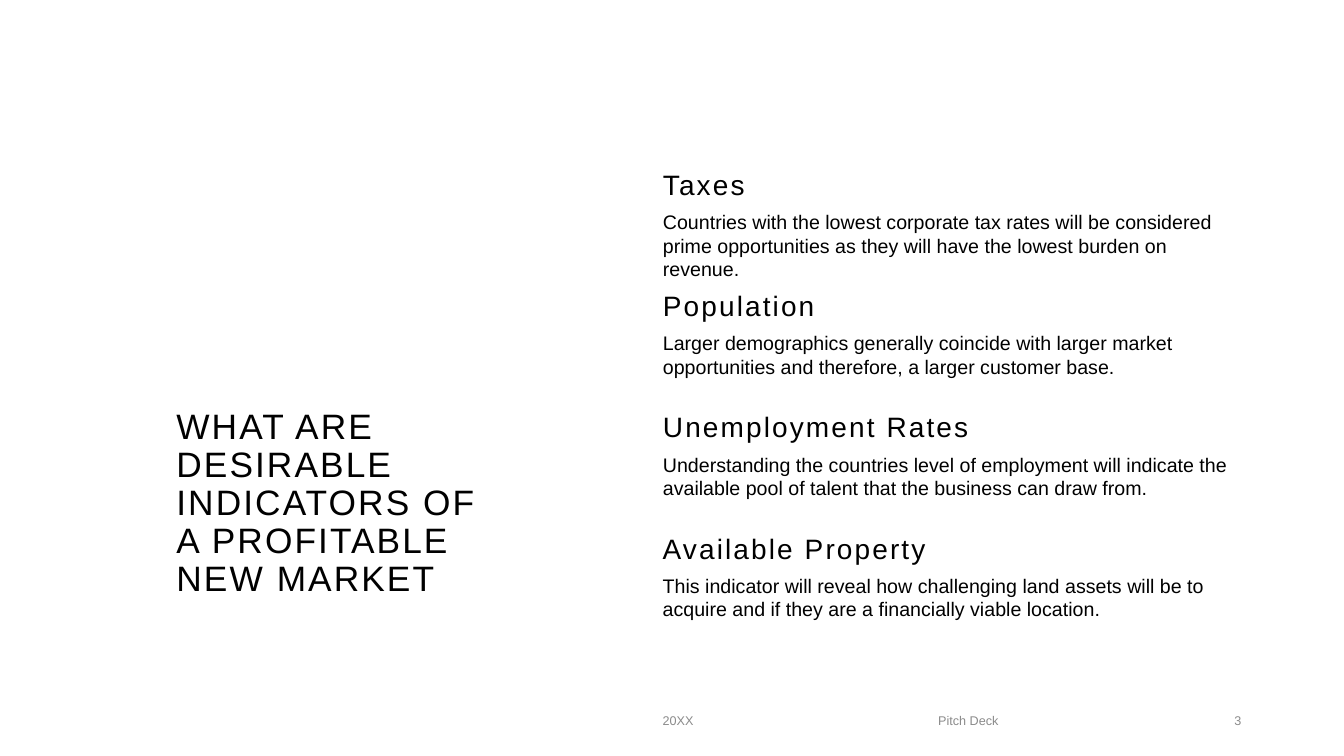
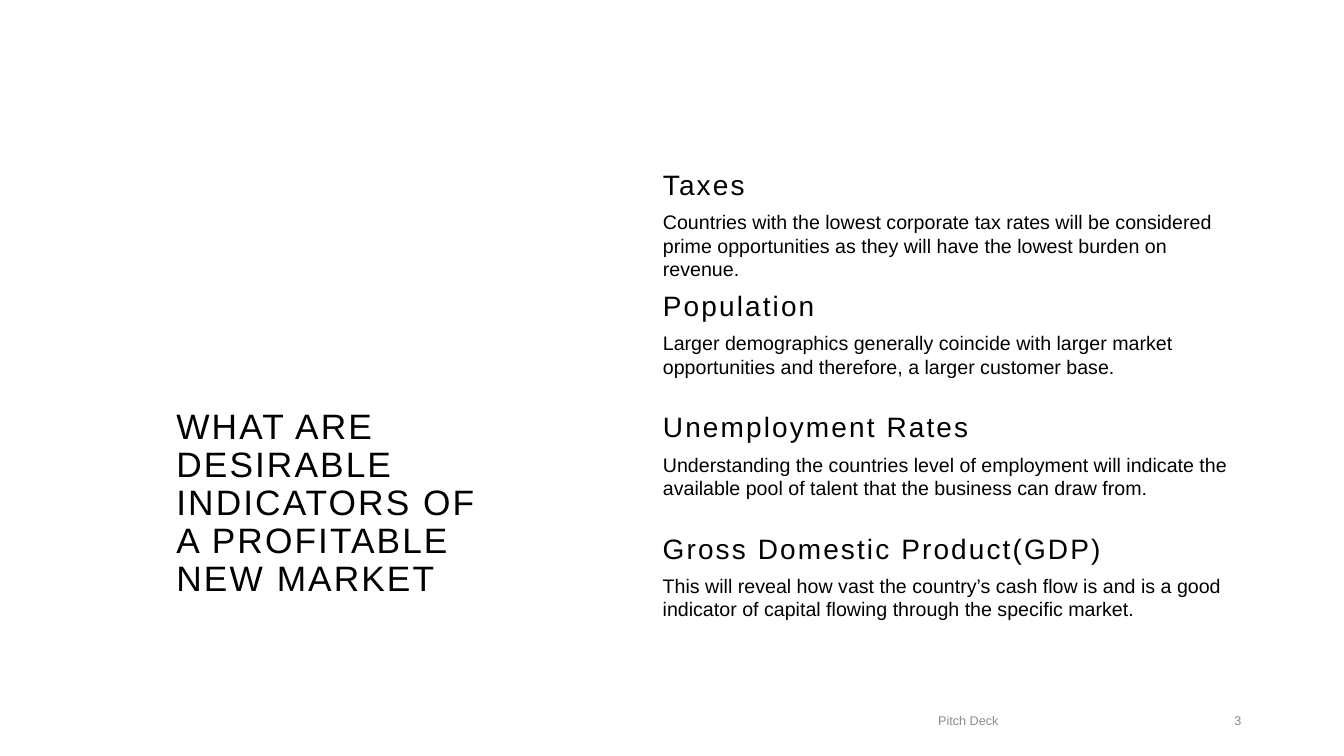
Before and after one commit to Kaneaug/DAproject, a slide deck: slide 3 of DAPowerpoint.pptx. Drawn at 1344x756 pixels with LibreOffice and Linux fonts; fonts in the diff are those of the drawing; background and template pictures are left out. Boxes give left, top, right and bottom in pixels: in the first picture for what was removed or moved away, otherwise in the second. Text is boxed around its words. In the diff, an @@ line names an element or a change of style, - is before the commit and + after.

```diff
--- a/DAPowerpoint.pptx
+++ b/DAPowerpoint.pptx
@@ text at bbox=[663, 538, 1100, 564]: text changed @@
-Available Property
+Gross Domestic Product(GDP)
@@ text at bbox=[663, 578, 1221, 620]: text changed @@
-This indicator will reveal how challenging land assets will be to acquire and if they are a financially viable location.
+This will reveal how vast the country’s cash flow is and is a good indicator of capital flowing through the specific market.
@@ text removed at bbox=[663, 716, 694, 725] @@
-20XX
```
Also in this commit, not shown: 5 other slides changed, 5 slides added, 14 slides removed, 4 other files.
